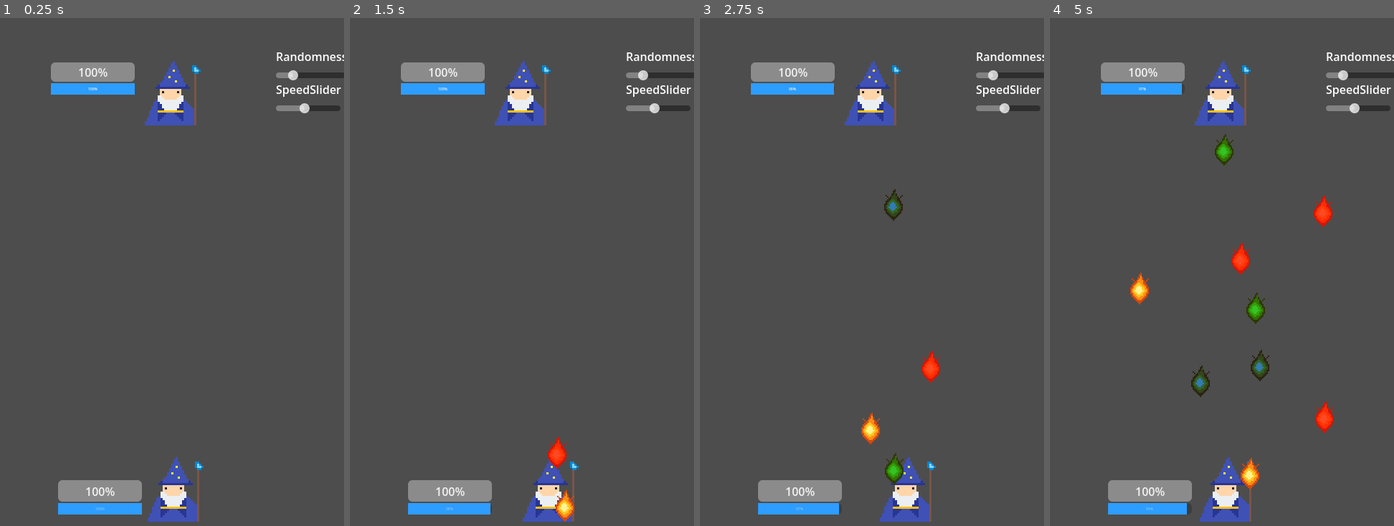
Above: before the commit, frames 1-4 (left to right).
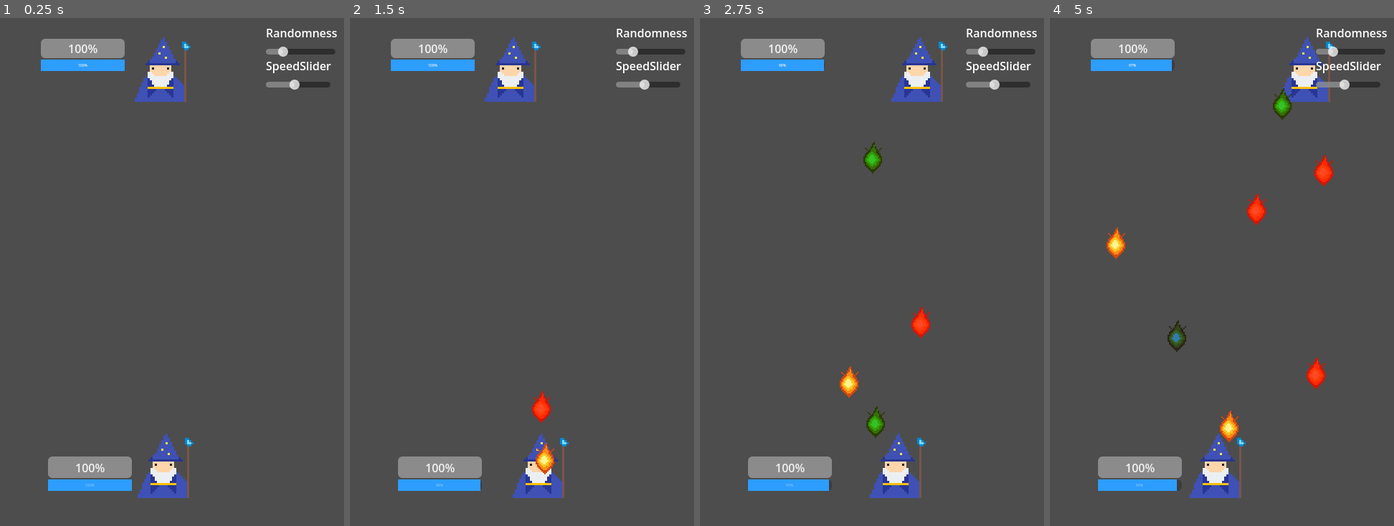
Above: after the commit, the same moments.

Repository: togewolf/computer_games_end_project
Game: Godot game, scene res://Arena.tscn
Two runs of this game, one before a commit and one after it. Both use one fixed random seed, a clock stepped at 60 frames per second and the inputs below.
Inputs (mouse positions are in pixels of both pictures, inside the frame that each line leads up to):
- Up to frame 1 (0.25 s): no input
- Up to frame 2 (1.5 s): tap Enter at 0.5 s; move the mouse to (597, 251) at 0.52 s; hold D (move_right) 0.53-1.28 s; tap 2 (cast_fire) at 0.6 s; move the mouse to (453, 302) at 1.27 s; hold A (move_left) from 1.28 s (still down); tap 4 (cast_light) at 1.35 s
- Up to frame 3 (2.75 s): move the mouse to (906, 160) at 2.02 s; release A (move_left) at 2.03 s; hold D (move_right) from 2.03 s (still down); tap 3 (cast_nature) at 2.1 s
- Up to frame 4 (5 s): move the mouse to (1204, 378) at 2.77 s; tap 1 (cast_water) at 2.85 s; move the mouse to (1325, 353) at 3.52 s; release D (move_right) at 3.53 s; hold A (move_left) from 3.53 s (still down); tap 2 (cast_fire) at 3.6 s; move the mouse to (1118, 200) at 4.27 s; tap 4 (cast_light) at 4.35 s

The runs differ from the first frame. In frame 1, 10% of the frame differs, in the area x 11-100%, y 2-100%; in frame 2, 11%; in frame 3, 12%; in frame 4, 14%.

Commit message:
Fixed up basic agent

Diff:
--- a/Arena.tscn
+++ b/Arena.tscn
@@ -20,7 +20,6 @@
 bg_color = Color(0.1759991, 0.61577624, 0.99999994, 1)
 
 [node name="Arena" type="Node2D" unique_id=2107833212]
-position = Vector2(14, 33)
 script = ExtResource("1_u45fm")
 
 [node name="WizardPlayer" parent="." unique_id=586138894 instance=ExtResource("2_vbyki")]
--- a/agent.gd
+++ b/agent.gd
@@ -11,7 +11,7 @@
 
 # Determines how precise our wizard can aim to its target location.
 var jitter_radius = 32.0
-var wizard_width;
+var wizard_width
 var arena_width   = 480.0
 
 @onready var shape = $"./CollisionShape2D"
@@ -43,7 +43,8 @@
 # Called when the node enters the scene tree for the first time.
 func _ready() -> void:
 
-	wizard_width = shape.shape.radius * 2.0
+	wizard_width = shape.shape.radius * 2.0 * scale.x
+	print( "Wizard width: ", wizard_width )
 
 	# Setup Agent AI Timer
 	add_child(agent_timer)
